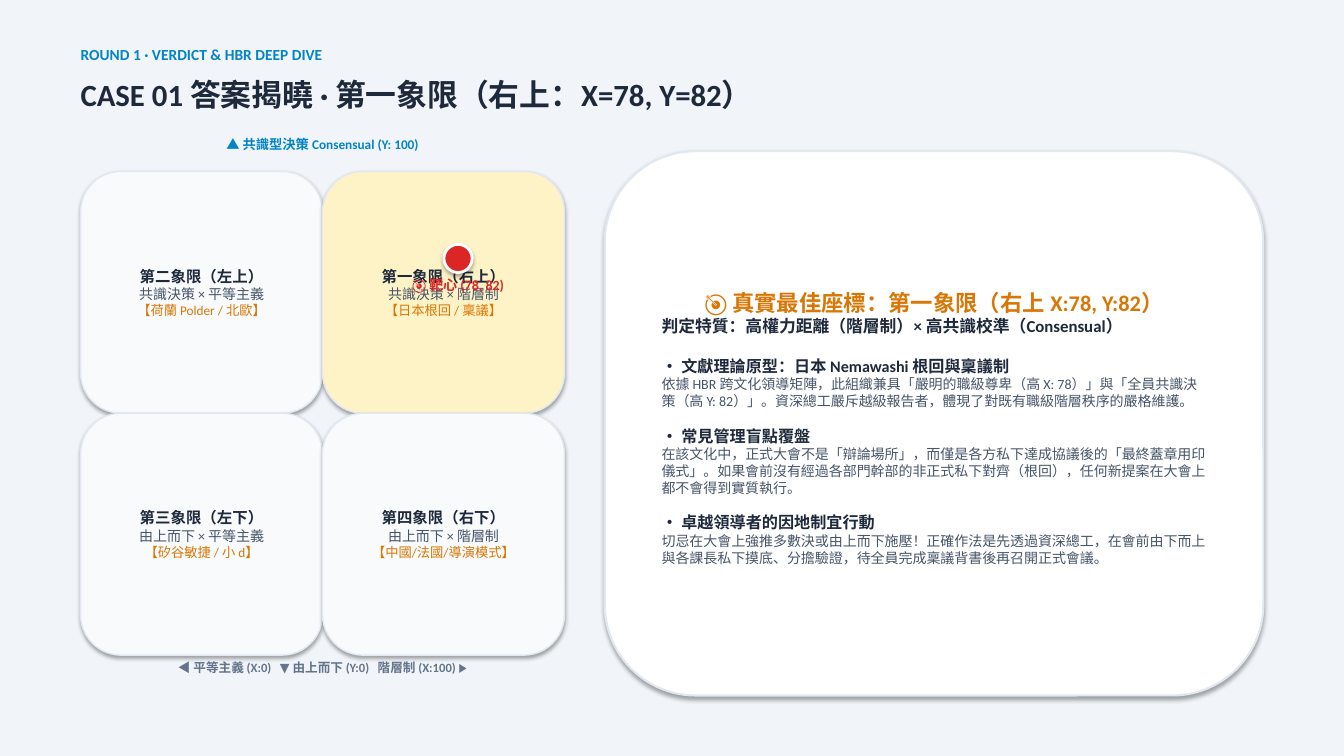
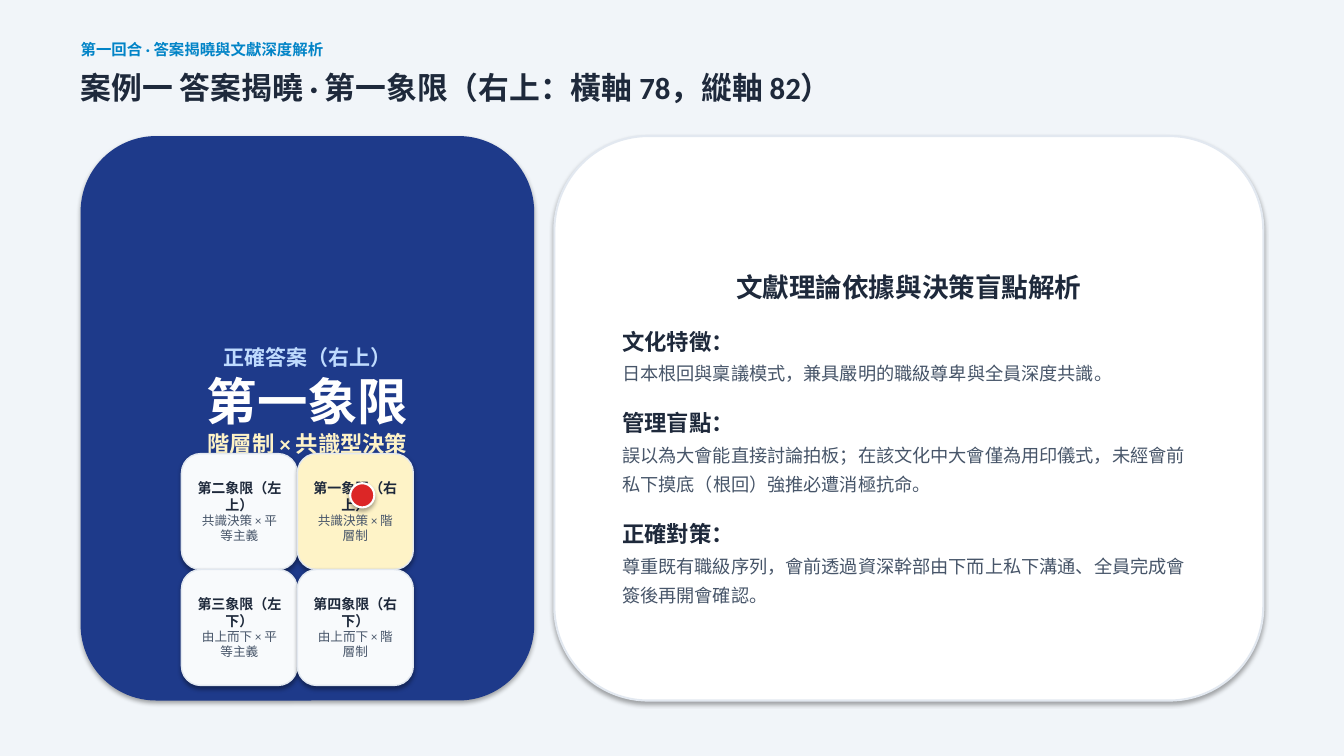
Before and after one commit to routerdd1818-tech/OB, a slide deck: slide 6 of 誰是文化王_備案簡報_Who_Is_Culture_King.pptx. Drawn at 1344x756 pixels with LibreOffice and Linux fonts; fonts in the diff are those of the drawing. Boxes give left, top, right and bottom in pixels: in the first picture for what was removed or moved away, otherwise in the second. Text is boxed around its words. In the diff, an @@ line names an element or a change of style, - is before the commit and + after.

```diff
--- a/誰是文化王_備案簡報_Who_Is_Culture_King.pptx
+++ b/誰是文化王_備案簡報_Who_Is_Culture_King.pptx
@@ text at [81,42,324,57]: text changed @@
-ROUND 1 · VERDICT & HBR DEEP DIVE
+第一回合 · 答案揭曉與文獻深度解析
@@ text at [81,72,832,103]: text changed @@
-CASE 01 答案揭曉 · 第一象限（右上：X=78, Y=82）
+案例一 答案揭曉 · 第一象限（右上：橫軸 78，縱軸 82）
@@ rounded rectangle "正確答案（右上）": place and size @@
-rounded rectangle "正確答案（右上）" at [81,171,323,413]
+rounded rectangle "正確答案（右上）" at [81,136,534,701]
@@ rounded rectangle "正確答案（右上）" at [81,136,534,701]: fill #F8FAFC to #1E3A8A; outline #E2E8F0 1 pt to none @@
@@ text removed at [243,138,418,151] @@
-▲ 共識型決策 Consensual (Y: 100)
@@ rounded rectangle "文獻理論依據與決策盲點解析": place and size @@
-rounded rectangle "文獻理論依據與決策盲點解析" at [605,151,1263,696]
+rounded rectangle "文獻理論依據與決策盲點解析" at [555,136,1263,701]
@@ ellipse removed at [444,244,472,272] @@
@@ text removed at [429,276,505,294] @@
-🎯 靶心 (78, 82)
@@ text in rounded rectangle at [622,274,1185,604]: text changed; size 10 to 13 pt @@
-🎯 真實最佳座標：第一象限（右上 X:78, Y:82）
-判定特質：高權力距離（階層制）× 高共識校準（Consensual）
-• 文獻理論原型：日本 Nemawashi 根回與稟議制
-依據 HBR 跨文化領導矩陣，此組織兼具「嚴明的職級尊卑（高 X: 78）」與「全員共識決策（高 Y: 82）」。資深總工嚴斥越級報告者，體現了對既有職級階層秩序的嚴格維護。
-• 常見管理盲點覆盤
-在該文化中，正式大會不是「辯論場所」，而僅是各方私下達成協議後的「最終蓋章用印儀式」。如果會前沒有經過各部門幹部的非正式私下對齊（根回），任何新提案在大會上都不會得到實質執行。
-• 卓越領導者的因地制宜行動
-切忌在大會上強推多數決或由上而下施壓！正確作法是先透過資深總工，在會前由下而上與各課長私下摸底、分擔驗證，待全員完成稟議背書後再召開正式會議。
+文獻理論依據與決策盲點解析
+文化特徵：
+日本根回與稟議模式，兼具嚴明的職級尊卑與全員深度共識。
+管理盲點：
+誤以為大會能直接討論拍板；在該文化中大會僅為用印儀式，未經會前私下摸底（根回）強推必遭消極抗命。
+正確對策：
+尊重既有職級序列，會前透過資深幹部由下而上私下溝通、全員完成會簽後再開會確認。
@@ text in rounded rectangle at [207,347,409,524]: text changed; size 9.5 to 15 pt; text colour #D97706 to #E2E8F0; bold on @@
-第二象限（左上）
-共識決策 × 平等主義
-【荷蘭 Polder / 北歐】
+正確答案（右上）
+第一象限
+階層制 × 共識型決策
+🎯 靶心座標：(78, 82)
+選對組別 + 100 分
@@ rounded rectangle "第二象限（左上）": place and size @@
-rounded rectangle "第二象限（左上）" at [323,171,565,413]
+rounded rectangle "第二象限（左上）" at [181,454,297,570]
@@ rounded rectangle "第二象限（左上）" at [181,454,297,570]: fill #FEF3C7 to #F8FAFC @@
@@ rounded rectangle "第一象限（右上）": place and size @@
-rounded rectangle "第一象限（右上）" at [81,413,323,655]
+rounded rectangle "第一象限（右上）" at [297,454,413,570]
@@ rounded rectangle "第一象限（右上）" at [297,454,413,570]: fill #F8FAFC to #FEF3C7 @@
@@ text in rounded rectangle at [198,481,282,541]: text changed; size 9.5 to 9 pt; text colour #D97706 to #475569 @@
-第一象限（右上）
-共識決策 × 階層制
-【日本根回 / 稟議】
+第二象限（左上）
+共識決策 × 平等主義
@@ text in rounded rectangle at [313,481,397,541]: text changed; text colour #475569 to #1E293B; bold on @@
-第三象限（左下）
-由上而下 × 平等主義
-【矽谷敏捷 / 小 d】
+第一象限（右上）
+共識決策 × 階層制
@@ ellipse added at [350,483,374,507], fill #DC2626, outline #FFFFFF 1.5 pt @@
@@ rounded rectangle "第三象限（左下）": place and size @@
-rounded rectangle "第三象限（左下）" at [323,413,565,655]
+rounded rectangle "第三象限（左下）" at [181,570,297,686]
@@ text in rounded rectangle at [198,597,282,657]: text changed; size 9.5 to 9 pt; text colour #D97706 to #475569 @@
-第四象限（右下）
-由上而下 × 階層制
-【中國/法國/導演模式】
+第三象限（左下）
+由上而下 × 平等主義
@@ rounded rectangle added at [297,570,413,686], fill #F8FAFC, outline #E2E8F0 1 pt, 10 pt, text #1E293B, bold @@
+第四象限（右下）
+由上而下 × 階層制
@@ text removed at [193,661,455,674] @@
-◀ 平等主義 (X:0) ▼ 由上而下 (Y:0) 階層制 (X:100) ▶
```
Also in this commit, not shown: 14 other slides changed, 9 other files.
